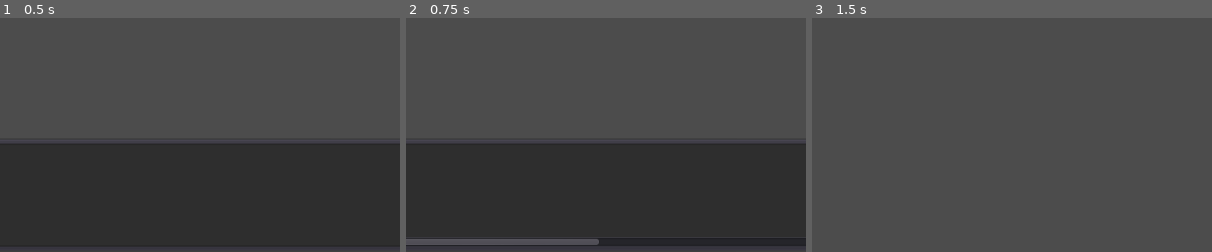
Above: before the commit, frames 1-3 (left to right).
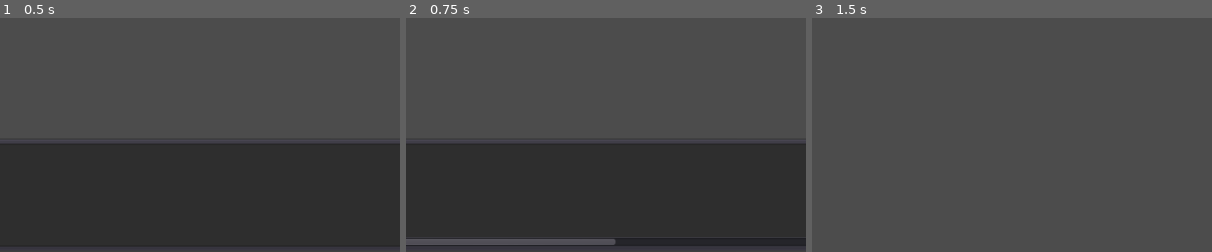
Above: after the commit, the same moments.

Repository: Netruk44/walking-app-proto-v2
Game: Godot game, scene res://scenes/Root.tscn
Same seed, same stepped clock (60 frames per second), same inputs: the game is played once before the commit and once after it.
Inputs (mouse positions are % of the whole screen's width and height, from its top left):
- Up to frame 1 (0.5 s): no input
- Up to frame 2 (0.75 s): click "Generate" at 0.5 s
- Up to frame 3 (1.5 s): click (97, 98) at 1.25 s
The pictures show only the part of the screen within x 30-80%, y 50-100%; the shares and areas given below are measured in that part.

Frame 1 is identical in both runs. In frame 2, 0.1% of the frame differs, in the area x 48-53%, y 94-98%; in frame 3, nothing differs.

Commit message:
Changes to show work-in-progress functionality.

Diff:
--- a/scenes/Root.tscn
+++ b/scenes/Root.tscn
@@ -27,7 +27,6 @@
 
 [node name="OpenMapsApi" type="Node" parent="Logic"]
 script = ExtResource( 3 )
-overpass_api_url = "http://overpass.danieltperry.me/api/interpreter"
 
 [node name="HTTPRequest" type="HTTPRequest" parent="Logic/OpenMapsApi"]
 
--- a/scripts/Map.gd
+++ b/scripts/Map.gd
@@ -233,7 +233,7 @@
 		segment_root.add_child(traverse_point)
 		var traverse_point_size: float = 8.0
 
-		""" TODO: Implement some limiting mechanism for these points. Too many and we crash.
+		""" TODO: Implement some limiting mechanism for these points. Too many and we crash."""
 		var polygon = AntialiasedRegularPolygon2D.new()
 		traverse_point.add_child(polygon)
 		#polygon.z_index = 1
@@ -243,7 +243,7 @@
 		#polygon.visible = self.renderSegmentGpsPositions
 		polygon.color = Color.cornflower
 		polygon.color.a = 0.5
-		"""
+		#"""
 
 		var collision = CollisionShape2D.new()
 		collision.shape = CircleShape2D.new()
